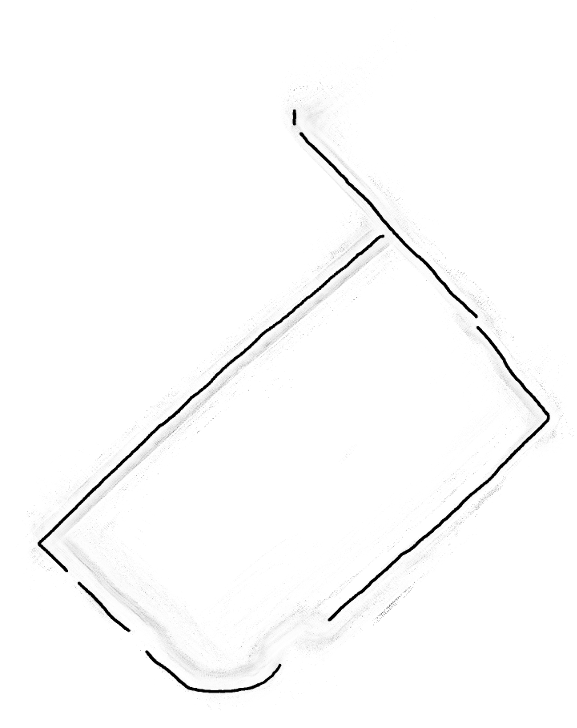
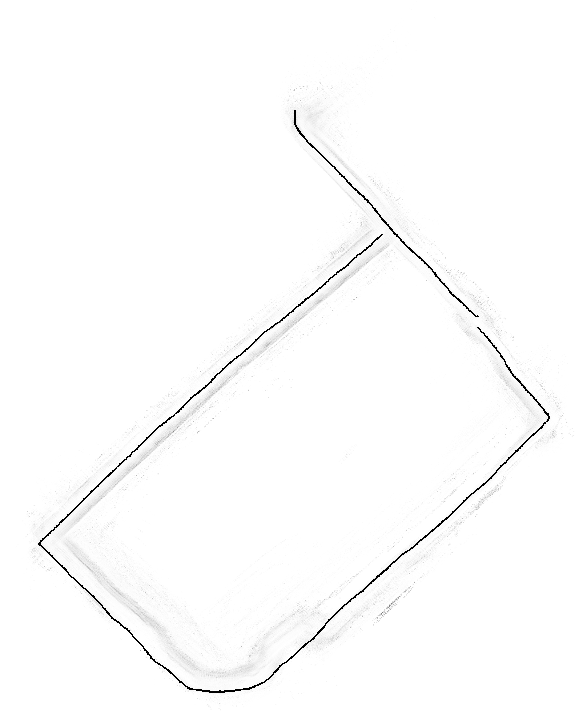
Layer changes from the first w=577, h=728 image to the second:
added layer "labelShrink" above "label" over [38, 110, 550, 693]
hid "label" over [37, 109, 551, 694]
